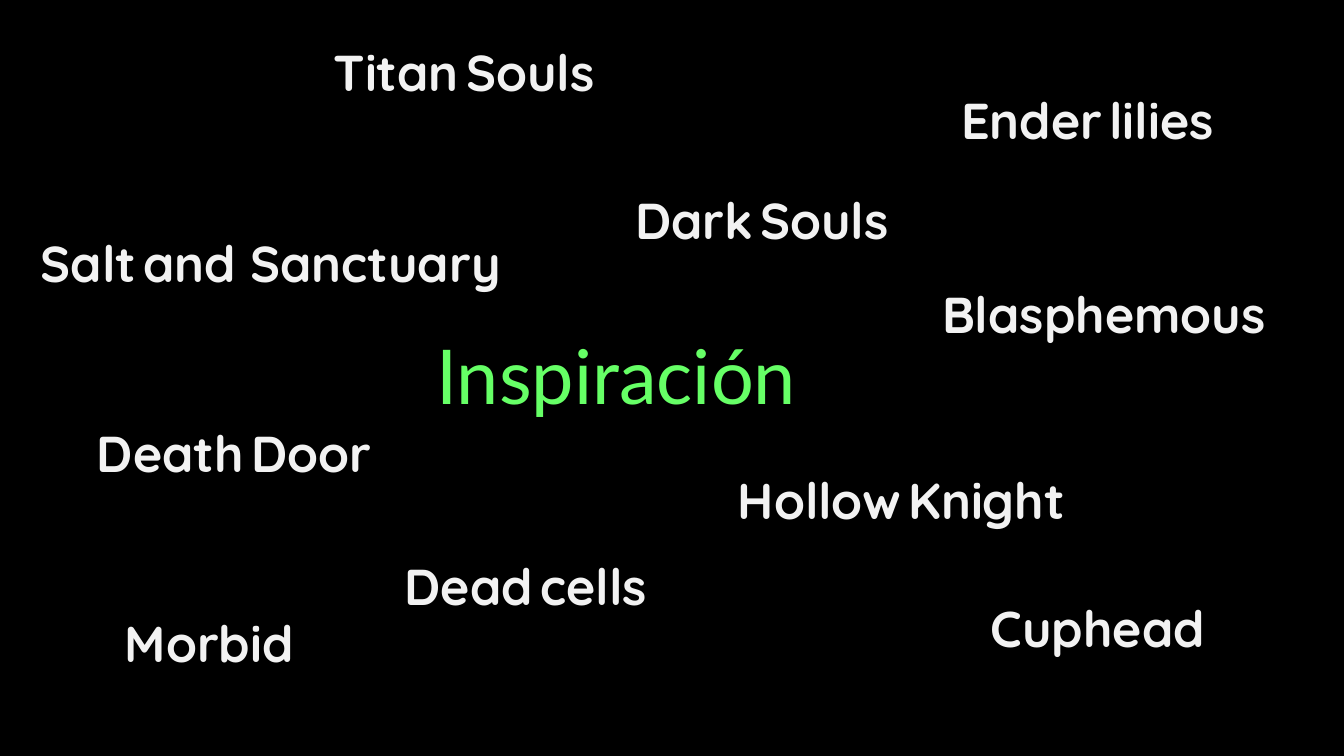
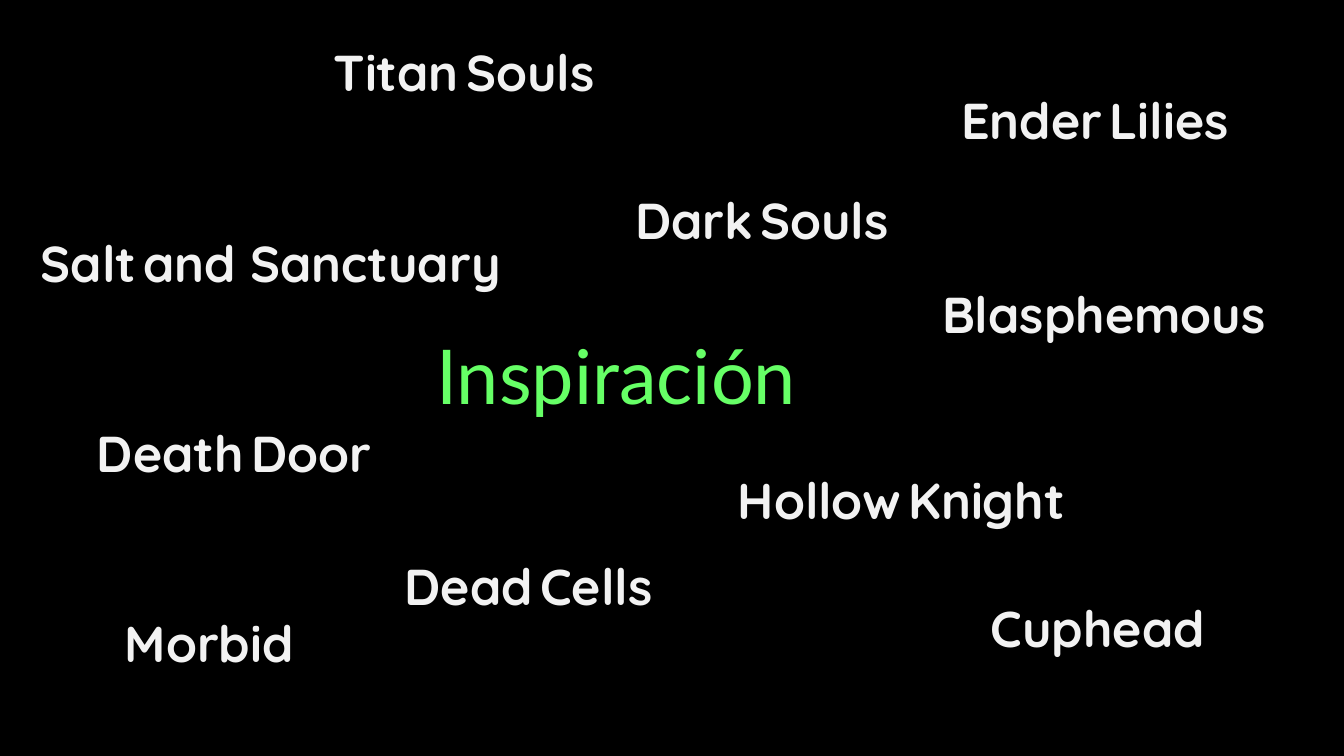
Before and after one commit to Xuppap-Inc/VerdantSorrow, a slide deck: slide 9 of Hitos/Presentacion hito 0.pptx. Drawn at 1344x756 pixels with LibreOffice and Linux fonts; fonts in the diff are those of the drawing. Boxes give left, top, right and bottom in pixels: in the first picture for what was removed or moved away, otherwise in the second. Text is boxed around its words. In the diff, an @@ line names an element or a change of style, - is before the commit and + after.

```diff
--- a/Hitos/Presentacion hito 0.pptx
+++ b/Hitos/Presentacion hito 0.pptx
@@ text at <box>961,101,1228,140</box>: text changed @@
-Ender lilies
+Ender Lilies
@@ text at <box>405,567,652,606</box>: text changed @@
-Dead cells
+Dead Cells
```
Also in this commit, not shown: 3 other slides changed, 1 slide added, 1 slide removed.
